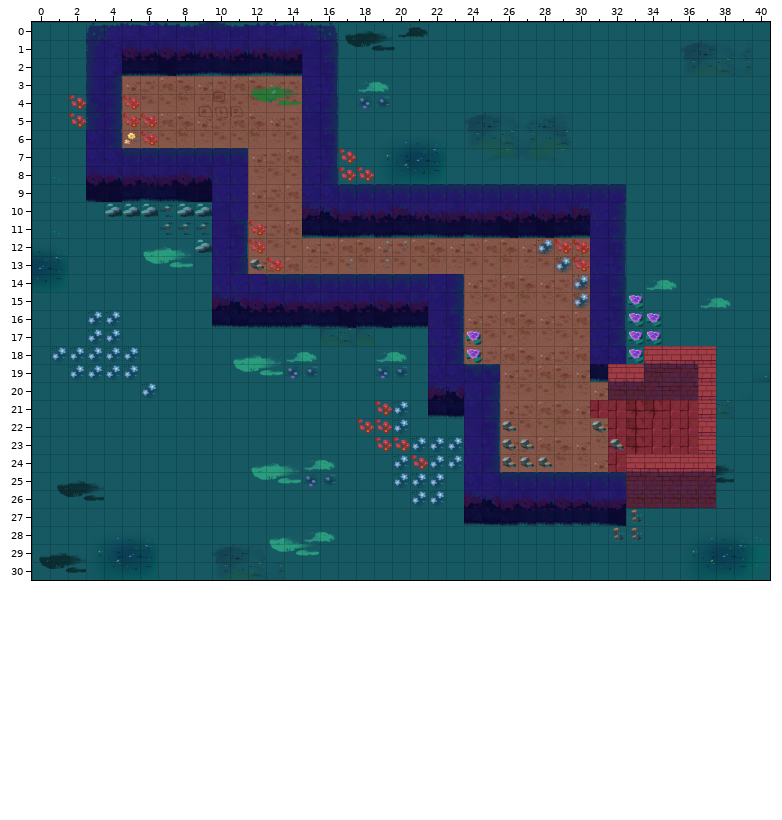
Level history. Tiled map: assets/maps/tutorial/Tutorial1.tmx. The picture above is the old version.
Cells are 128x128 px. Shown: x 0..40, y 0..30.
The same view after the edit:
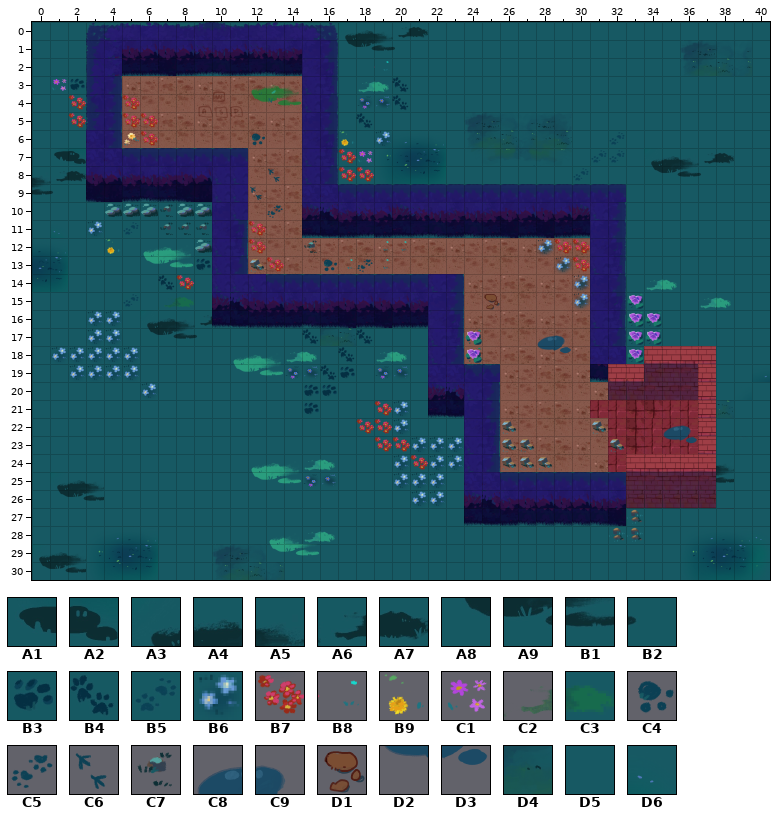
Key: from "decorations": A1 72, A2 73, A3 76, A4 77, A5 78, A6 79, A7 80, A8 88, A9 89, B1 90, B2 91, B3 97, B4 109, B5 110; from "decorations-2": B6 41, B7 53, B8 54, B9 55, C1 66, C2 79, C3 80, C4 98, C5 110 turned 180, C6 113 turned 90, C7 117; from "interiordecorations1": C8 35, C9 36, D1 42, D2 45, D3 46; from "path-1": D4 21, D5 125; from "path-2": D6 49.
__ is an empty cell, .. an unchanged one.
See-through tiles are keyed as they look on the map.
Message: swapping intro and tutorial
From old to new:
--- layer "ground"
@@ x 0..38 @@
- 3 .. .. D5 .. .. .. .. .. .. .. .. .. .. .. .. .. .. .. .. .. D5 .. .. .. .. .. .. .. .. .. .. .. .. .. .. .. .. .. ..
- 4 .. .. .. .. .. .. .. .. .. .. .. .. .. .. .. .. .. .. .. .. D5 .. .. .. .. .. .. .. .. .. .. .. .. .. .. .. .. .. ..
- 5 .. .. .. .. .. .. .. .. .. .. .. .. .. .. .. .. .. .. D5 .. .. .. .. .. .. .. .. .. .. .. .. .. .. .. .. .. .. .. ..
- 6 .. .. .. .. .. .. .. .. .. .. .. .. .. .. .. .. .. .. .. .. .. .. .. .. .. .. .. .. .. .. .. .. D5 .. .. .. .. .. ..
- 7 .. D5 D5 .. .. .. .. .. .. .. .. .. .. .. .. .. .. .. .. .. .. .. .. .. .. .. .. .. .. .. .. D5 D5 .. D5 D5 D5 D5 D5
- 8 D5 D6 D5 .. .. .. .. .. .. .. .. .. .. .. .. .. .. .. .. .. .. .. .. .. .. .. .. .. .. .. D5 .. .. .. D5 D5 D5 D5 ..
- 9 D5 D5 .. .. .. .. .. .. .. .. .. .. .. .. .. .. .. .. .. .. .. .. .. .. .. .. .. .. .. .. .. .. .. .. .. .. .. .. ..
+ 3 .. .. B3 .. .. .. .. .. .. .. .. .. .. .. .. .. .. .. .. .. B4 .. .. .. .. .. .. .. .. .. .. .. .. .. .. .. .. .. ..
+ 4 .. .. .. .. .. .. .. .. .. .. .. .. .. .. .. .. .. .. .. .. B4 .. .. .. .. .. .. .. .. .. .. .. .. .. .. .. .. .. ..
+ 5 .. .. .. .. .. .. .. .. .. .. .. .. .. .. .. .. .. .. B4 .. .. .. .. .. .. .. .. .. .. .. .. .. .. .. .. .. .. .. ..
+ 6 .. .. .. .. .. .. .. .. .. .. .. .. .. .. .. .. .. .. .. .. .. .. .. .. .. .. .. .. .. .. .. .. B5 .. .. .. .. .. ..
+ 7 .. A1 A2 .. .. .. .. .. .. .. .. .. .. .. .. .. .. .. .. .. .. .. .. .. .. .. .. .. .. .. .. B5 B5 .. A3 A4 A5 A6 A7
+ 8 A5 A6 A7 .. .. .. .. .. .. .. .. .. .. .. .. .. .. .. .. .. .. .. .. .. .. .. .. .. .. .. B5 .. .. .. A8 A9 B1 B2 ..
+ 9 B1 B2 .. .. .. .. .. .. .. .. .. .. .. .. .. .. .. .. .. .. .. .. .. .. .. .. .. .. .. .. .. .. .. .. .. .. .. .. ..
@@ x 5..5 @@
-11 D5
+11 B5
@@ x 5..18 @@
-13 .. .. .. .. D5 .. .. .. .. .. .. .. .. ..
-14 .. .. D5 .. .. .. .. .. .. .. .. .. .. ..
-15 D5 .. .. .. .. .. .. .. .. .. .. .. .. ..
-16 .. D5 D5 D5 D5 .. .. .. .. .. .. .. .. ..
-17 .. D5 D5 D5 D5 .. .. .. .. .. D5 .. .. D4
-18 .. .. .. .. .. .. .. .. .. .. .. .. D5 ..
-19 .. .. .. .. .. .. .. .. .. .. .. D5 D5 ..
-20 .. .. .. .. .. .. .. .. .. .. D5 D5 .. ..
-21 .. .. .. .. .. .. .. .. .. .. D5 .. .. ..
+13 .. .. .. .. B3 .. .. .. .. .. .. .. .. ..
+14 .. .. B4 .. .. .. .. .. .. .. .. .. .. ..
+15 B5 .. .. .. .. .. .. .. .. .. .. .. .. ..
+16 .. A3 A4 A5 A6 .. .. .. .. .. .. .. .. ..
+17 .. A8 A9 B1 B2 .. .. .. .. .. B4 .. .. B4
+18 .. .. .. .. .. .. .. .. .. .. .. .. B4 ..
+19 .. .. .. .. .. .. .. .. .. .. .. B4 B3 ..
+20 .. .. .. .. .. .. .. .. .. .. B3 B3 .. ..
+21 .. .. .. .. .. .. .. .. .. .. B3 .. .. ..
--- layer "decoration"
@@ x 1..19 @@
- 2 .. .. .. .. .. .. .. .. .. .. .. .. .. .. .. .. .. .. D5
- 3 __ .. .. .. .. .. .. .. .. .. .. .. .. .. .. .. .. .. ..
+ 2 .. .. .. .. .. .. .. .. .. .. .. .. .. .. .. .. .. .. B8
+ 3 C1 .. .. .. .. .. .. .. .. .. .. .. .. .. .. .. .. .. ..
@@ x 3..25 @@
- 6 .. .. .. .. .. .. .. .. .. __ .. .. .. .. __ .. __ .. .. .. .. .. ..
- 7 .. .. .. .. .. .. .. .. .. .. .. .. .. .. .. __ .. .. .. .. .. .. ..
- 8 .. .. .. .. .. .. .. .. .. .. __ .. .. .. .. .. .. .. .. .. .. .. ..
- 9 .. .. .. .. .. .. .. .. .. __ .. .. .. .. .. .. .. .. .. .. .. .. ..
-10 .. .. .. .. .. .. .. .. .. .. __ .. .. .. .. .. .. .. .. .. .. .. ..
-11 __ .. .. .. .. .. .. .. .. .. .. .. .. .. .. .. .. .. .. .. .. .. ..
-12 .. __ .. .. .. .. .. .. .. .. .. .. __ .. .. .. .. .. .. .. .. .. ..
-13 .. .. .. .. .. .. .. .. .. .. .. .. .. __ .. __ .. .. .. .. .. .. ..
-14 .. .. .. .. .. __ .. .. .. .. .. .. .. .. .. .. .. .. .. .. .. .. ..
-15 .. .. .. .. __ __ .. .. .. .. .. .. .. .. .. .. .. .. .. .. .. .. __
+ 6 .. .. .. .. .. .. .. .. .. C4 .. .. .. .. B9 .. B6 .. .. .. .. .. ..
+ 7 .. .. .. .. .. .. .. .. .. .. .. .. .. .. .. C1 .. .. .. .. .. .. ..
+ 8 .. .. .. .. .. .. .. .. .. .. C6 .. .. .. .. .. .. .. .. .. .. .. ..
+ 9 .. .. .. .. .. .. .. .. .. C6 .. .. .. .. .. .. .. .. .. .. .. .. ..
+10 .. .. .. .. .. .. .. .. .. .. C5 .. .. .. .. .. .. .. .. .. .. .. ..
+11 B6 .. .. .. .. .. .. .. .. .. .. .. .. .. .. .. .. .. .. .. .. .. ..
+12 .. B9 .. .. .. .. .. .. .. .. .. .. C7 .. .. .. .. .. .. .. .. .. ..
+13 .. .. .. .. .. .. .. .. .. .. .. .. .. C4 .. C5 .. .. .. .. .. .. ..
+14 .. .. .. .. .. B7 .. .. .. .. .. .. .. .. .. .. .. .. .. .. .. .. ..
+15 .. .. .. .. C2 C3 .. .. .. .. .. .. .. .. .. .. .. .. .. .. .. .. D1
@@ x 28..29 @@
-17 __ __
-18 __ __
+17 C8 C9
+18 D2 D3
@@ x 35..36 @@
-22 __ __
-23 __ __
+22 C8 C9
+23 D2 D3
